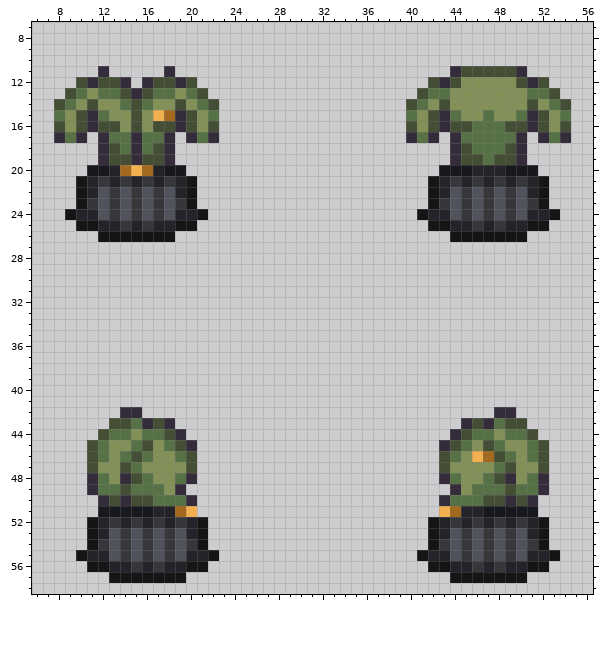
Pixel-art sprite -- Resources/Textures/_Goobstation/Clothing/Uniforms/Jumpskirt/trainer.rsi/equipped-INNERCLOTHING.png. This is how it looked before the edit.
The file is 64x64 pixels. Colours within 5 levels of each other are drawn and written as one. Shown: x 6..56, y 7..58.
After the commit:
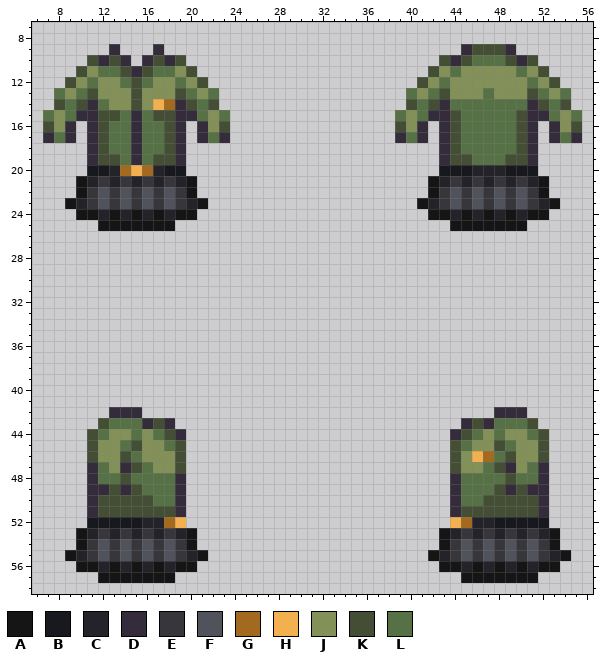
Palette (. is transparent): A #151515  B #18191e  C #242329  D #342c3a  E #37363b  F #50525c  G #a3691f  H #f2b050  J #839058  K #444e34  L #567145
Log entry: wrong sprites lmfao Signed-off-by: SolsticeOfTheWinter <solsticeofthewinter@gmail.com>
Change:
Changed rows in their new state; - is an unchanged pixel.
first column x 7:
 9 ------D---D---------------------------DKKKD------
10 ----KDKD-DKDK-----------------------KDKLLLKDK----
11 ---KJLLKDKLLJK---------------------KJLJJJJJLJK---
12 --KJLJJLKLJJLJK-------------------KJLJ-----JLJK--
13 -LJ-KJJJKJJJK-JL-----------------LJ-K---L---K-JL-
14 ---KDL-J-JHGDK---------------------KDLLLLLLLDK---
15 LJLD-KKLDLKK-DLJL---------------LJLD-KLL-LLK-DLJL
16 KJD.--LLDLL--.DJK---------------KJD.--L---L--.DJK
17 DLD.DK-----KD.DLD---------------DLD.DK-----KD.DLD
18 ----DKL---LKD-----------------------DKL---LKD----
19 ----DK-L-L-KD-----------------------DK-L-L-KD----
22 ----E-------E-----------------------E-------E----
23 --AC---------CA-------------------AC---------CA--
24 --.AACACACACAA.-------------------.AACACACACAA.--
25 ---..AAAAAAA..---------------------..AAAAAAA..---
26 -----.......-------------------------.......-----
first column x 9:
42 ----D------------------------------------D----
43 ---KLL----------------------------------LLK---
44 --KLJJLJ------------------------------JLJJLK--
45 ---J-LKJ---.----------------------.---JKL-J---
46 ---J-KLJ--K.----------------------.K---LK-J---
47 --DL-DKL--K.----------------------.K--LKD-LD--
48 ----LKL-LLD.----------------------.DLL-LKL----
49 ---DKDK--L--------------------------L--KDKD---
50 --DK-K----D.----------------------.D----K-KD--
51 --DKKKKKKKD.----------------------.DKKKKKKKD--
52 --BBBBB-CGH..--------------------..HGC-BBBBB--
53 -ACEC-C-C-CA.--------------------.AC-C-C-CECA-
54 -AEFEFEFEFEA.--------------------.AEFEFEFEFEA-
55 ACEFEFEFEFE-A.------------------.A-EFEFEFEFECA
56 -A-CA-A-A-A-.--------------------.-A-A-A-AC-A-
57 ---A------.------------------------.------A---
Pixel boxes of the changes (left, top, right, bottom) in both pictures:
changed: (43, 44, 230, 242)
changed: (395, 44, 582, 242)
changed: (65, 407, 219, 583)
changed: (417, 407, 571, 583)
